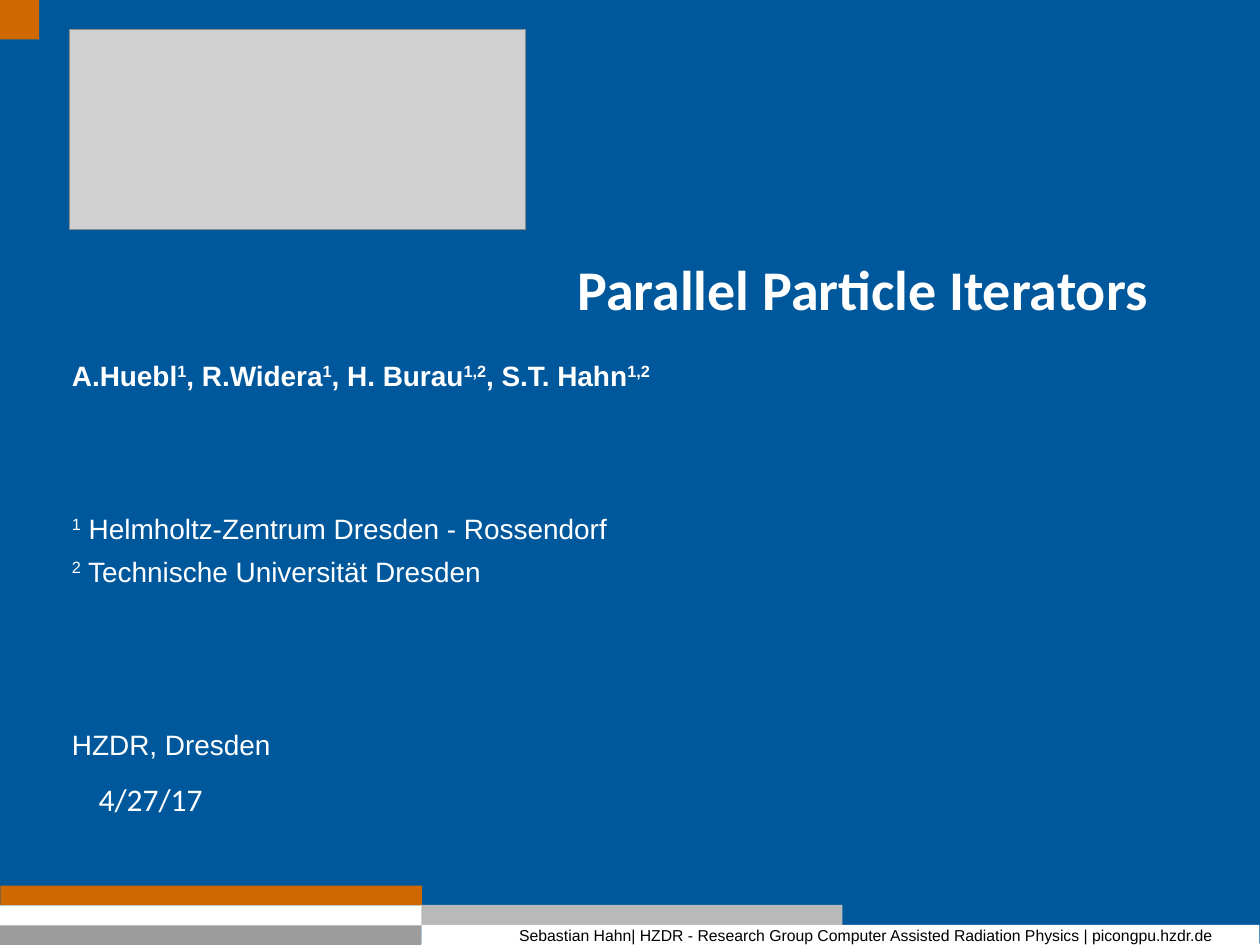
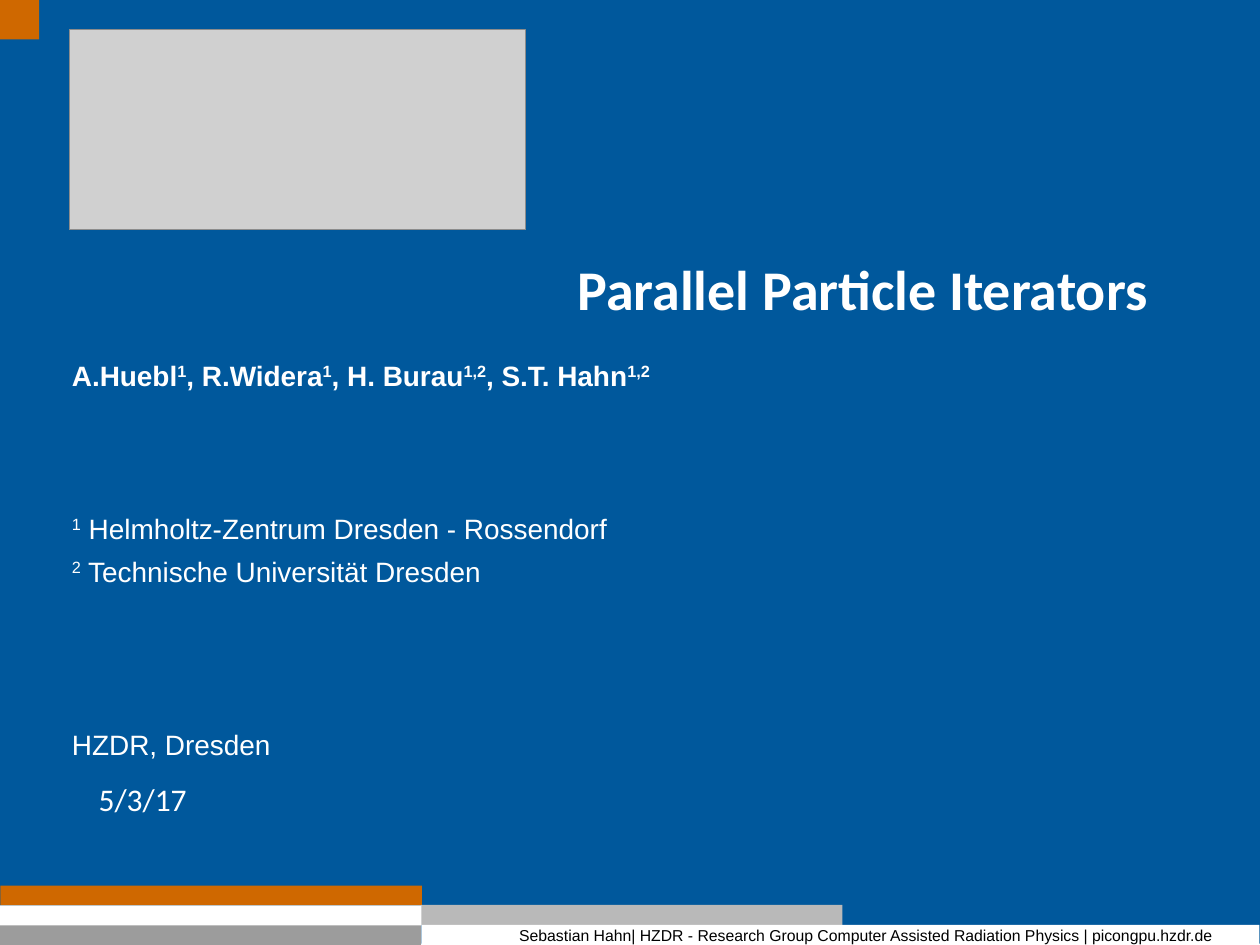
Before and after one commit to Fettpet/DeepIterator, a slide deck: slide 1 of Presi/2017_01_16_Intro.odp. Drawn at 1260x945 pixels with LibreOffice and Linux fonts; fonts in the diff are those of the drawing; grey boxes stand for pictures; background and template pictures are left out. Boxes give left, top, right and bottom in pixels: in the first picture for what was removed or moved away, otherwise in the second. Text is boxed around its words. In the diff, an @@ line names an element or a change of style, - is before the commit and + after.

```diff
--- a/Presi/2017_01_16_Intro.odp
+++ b/Presi/2017_01_16_Intro.odp
@@ text at box(99, 789, 187, 813): text changed @@
-4/27/17
+5/3/17
```
Also in this commit, not shown: 6 other slides changed, 2 slides added, 2 slides removed, 5 other files.
